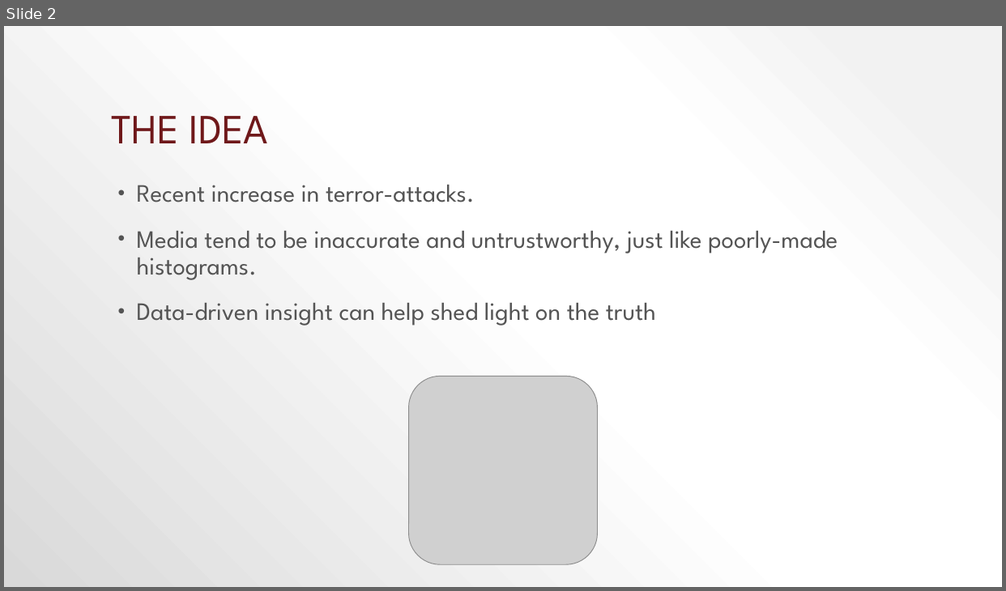
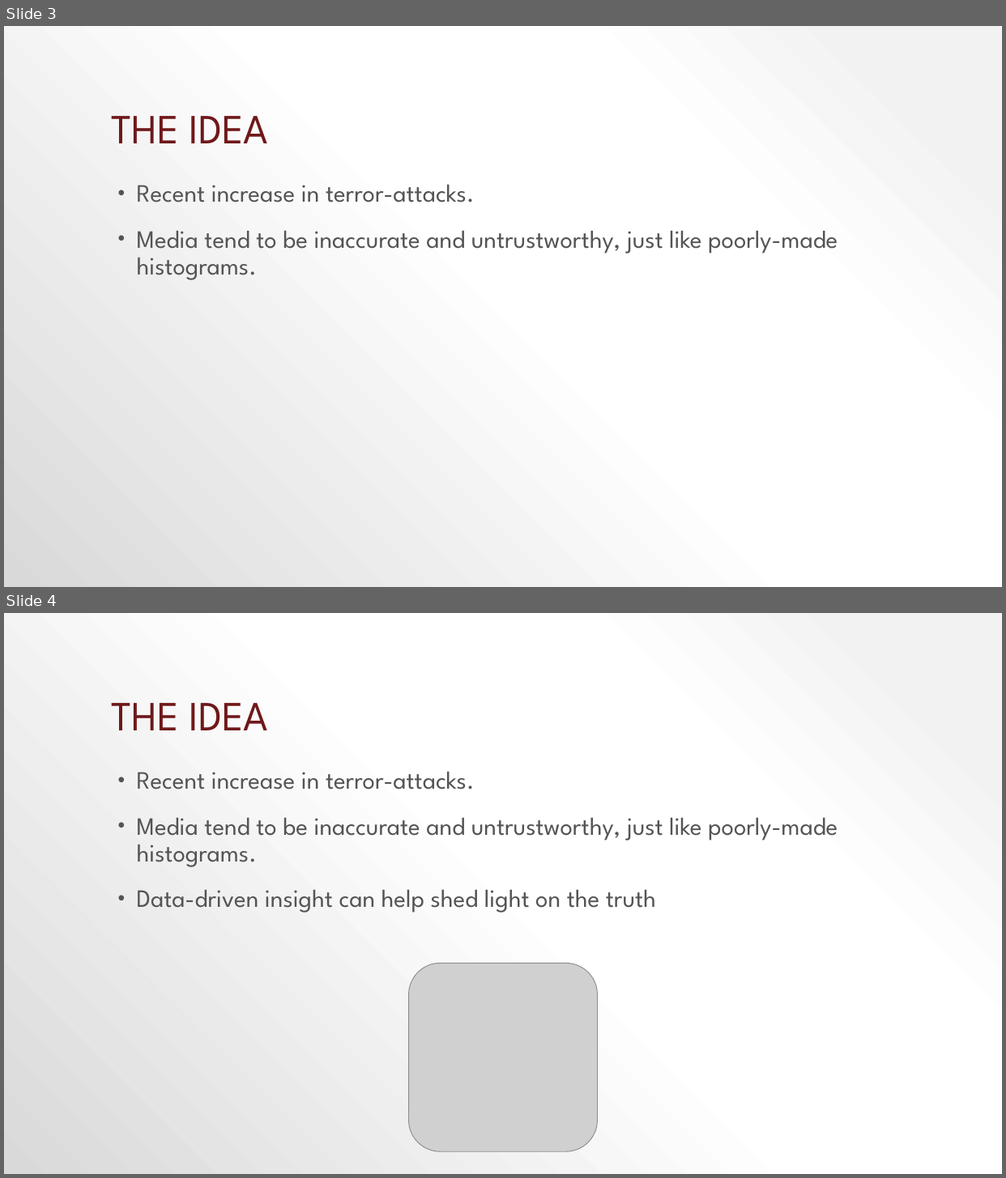
Before and after one commit to Senbyo/socialDataCourse, a slide deck: Final_Project/Terrorism in europe.pptx. Shown one above the other, each under a label of ours: slide 2 before the commit, slides 3 and 4 after it. The pictures are 1006x591 and 1006x1178 pixels, drawn with LibreOffice and Linux fonts; fonts in the diff are those of the drawing; grey boxes stand for pictures. Boxes give left, top, right and bottom in pixels: in the first picture for what was removed or moved away, otherwise in the second. Text is boxed around its words. In the diff, an @@ line names an element or a change of style, - is before the commit and + after.

```diff
--- a/Final_Project/Terrorism in europe.pptx
+++ b/Final_Project/Terrorism in europe.pptx
@@ slide 3 added at (4,26,1002,587), background gradient #F2F2F2 to #FFFFFF to #D9D9D9 @@
@@ title added at (111,116,268,143), 40 pt, text #6F181A @@
+THE IDEA
@@ text added at (137,185,837,280), 24 pt, text #545454 @@
+• Recent increase in terror-attacks.
+• Media tend to be inaccurate and untrustworthy, just like poorly-made histograms.
@@ what was slide 2 is now slide 4 @@
```
Also in this commit, not shown: 1 slide changed, 22 other slides added, 9 slides removed, 1 other file.
